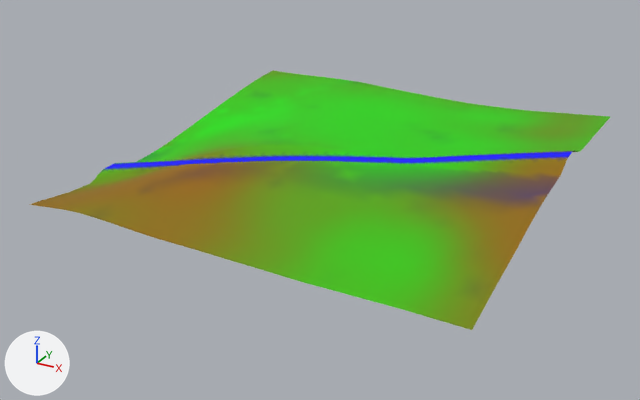
The glTF model games/yorimichi/assets/belmonte/meshes/SM_BM_BT_Terrain_5_2.glb: old version first, new version second.
One viewpoint serves both versions: a 50 mm camera at (611.0, -403.0, 186.0) aimed at (377.0, 23.0, -27.0). The lights are fixed; the arrows at lower left show +X, +Y and +Z. The older version comes first.

In view in the first picture: 'SM_BM_BT_Terrain_5_2'.
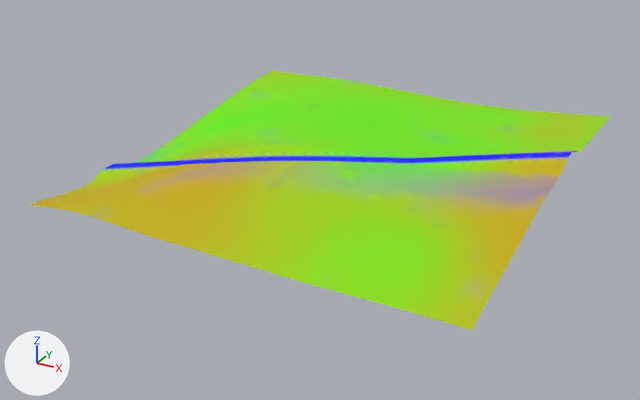
Edits to the scene script, one JSON object a line:
```json
{"block": "me_sm_bt_terrain_5_2", "where": "me_sm_bt_terrain_5_2.from_pydata(...)  # 2283 vertices, 4421 faces; spans x 256.0..512.0, y -88.0..168.0, z -18.0..14.0"}
{"block": "me_sm_bt_terrain_5_2", "where": "# used by ob_sm_bm_bt_terrain_5_2; location = (0.0, 0.0, 0.0)"}
{"block": "me_sm_bt_terrain_5_2", "change": "me_sm_bt_terrain_5_2 part 1: 2312 faces centred in x 256.0..510.0, y -86.0..165.0, z -17.0..10.0 are repainted in the vertex colours; the middle colour goes from green #38bf00 to green #81e000"}
{"block": "me_sm_bt_terrain_5_2", "change": "me_sm_bt_terrain_5_2 part 2: 844 faces centred in x 256.0..511.0, y -28.0..66.0, z -12.0..14.0 are repainted in the vertex colours; the middle colour goes from blue #1226c9 to blue #4b6ce6"}
{"block": "me_sm_bt_terrain_5_2", "change": "me_sm_bt_terrain_5_2 part 3: 1036 faces centred in x 257.0..511.0, y -86.0..78.0, z -17.0..14.0 are repainted in the vertex colours; the middle colour goes from dark yellow #757700 to yellow #b4b600"}
```

Pixel boxes [x1, y1, x2, y2] of what changed, in the pictures (640 x 400 px):
```json
{"part": 1, "of": "me_sm_bt_terrain_5_2", "change": "recoloured", "before": [91, 70, 610, 320], "after": [91, 70, 610, 320], "on screen": "lighter"}
{"part": 2, "of": "me_sm_bt_terrain_5_2", "change": "recoloured", "before": [104, 151, 573, 170], "after": [104, 151, 573, 170]}
{"part": 3, "of": "me_sm_bt_terrain_5_2", "change": "recoloured", "before": [30, 149, 577, 330], "after": [30, 149, 577, 330], "on screen": "lighter"}
```
